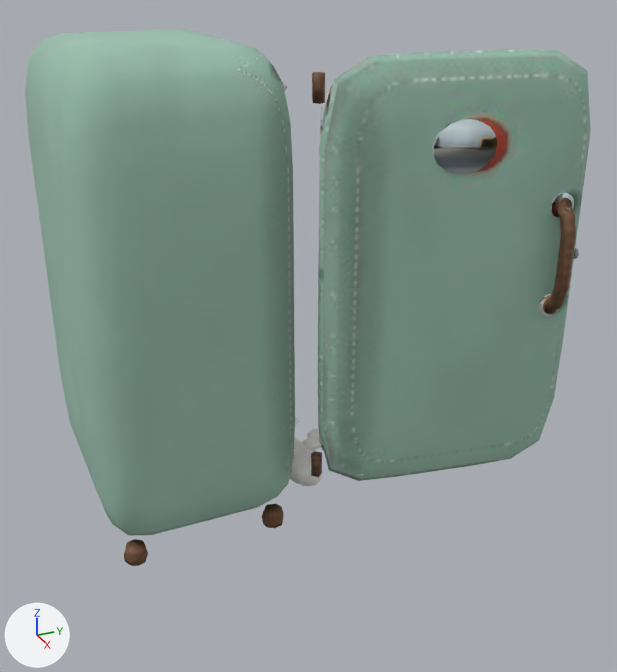
The glTF model game/props/snowman_fridge.glb: old version first, new version second.
Camera for both pictures: a camera (50 mm lens) standing at (3.31, -0.82, 2.31) and looking at (0.44, 0.47, 0.87). Every picture has the same lights, and +X, +Y and +Z are marked at lower left. The picture after the commit comes second. Where no turn or scale is listed for an object, it has been applied to the vertices. Vertices at exactly the same position are counted once.

In view in the first picture: 'prop_door_felt', 'prop_door_wood', 'prop_snowman_fridge_felt', 'prop_snowman_fridge_wood' and 1 more.
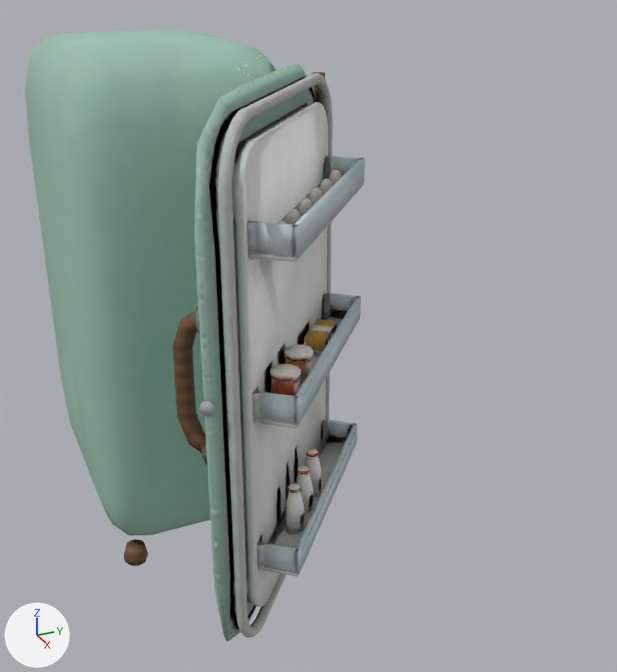
ob_door is not drawn itself; it is the parent of ob_prop_door_felt, ob_prop_door_steel, ob_prop_door_wood.

Boxes [x1, y1, x2, y2] around the edits, measured in the pictures (617 x 672 px; the box of a moved part takes in the faces that stretch with it):
'prop_door_felt', reshaped, turned
    before: [318, 49, 591, 481]
    after: [194, 63, 365, 642]
'prop_door_wood', turned
    before: [543, 197, 576, 314]
    after: [173, 306, 206, 458]
'prop_door_steel', turned
    before: [574, 248, 579, 259]
    after: [199, 401, 216, 416]
part 1 of me_prop_door_felt, moved or reshaped
    before: [321, 72, 591, 481]
    after: [194, 72, 342, 642]
part 2 of me_prop_door_felt, surface changed
    before: [318, 52, 591, 481]
    after: [197, 75, 365, 641]

Diff of the bpy script that builds the scene:
```diff
--- a/game/props/snowman_fridge.glb.py
+++ b/game/props/snowman_fridge.glb.py
@@ me_prop_door_felt @@
 me_prop_door_felt.from_pydata(...)  # 1274 vertices, 2384 faces; spans x -1.08..0.0, y -0.2..0.07, z 0.21..1.97
 # used by ob_prop_door_felt; parent = ob_door; location = (0.0, 0.0, 0.0)
+# me_prop_door_felt part 1: 80 vertices moved from x -1.07..-0.04, y -0.17..0.06, z 0.31..1.88 to x -1.07..-0.04, y -0.17..0.06, z 0.31..1.87; 290 vertices removed from x -1.08..-0.01, y -0.16..0.07, z 0.21..1.93; 290 vertices added at x -1.08..-0.01, y -0.16..0.07, z 0.21..1.93
+# me_prop_door_felt part 2: 603 kept faces spanning x -1.07..0.0, y -0.2..0.07, z 0.22..1.97 get new texture (UV) coordinates
 me_prop_door_felt.materials.append(mat_felt_001)
@@ ob_door @@
 ob_door.location = (0.538, 0.465, 0.0)
-ob_door.rotation_euler = (0.0, 0.0, -1.745)  # degrees (0, 0, -100)
+ob_door.rotation_euler = (0.0, 0.0, 2.443)  # degrees (0, 0, 140)
```
